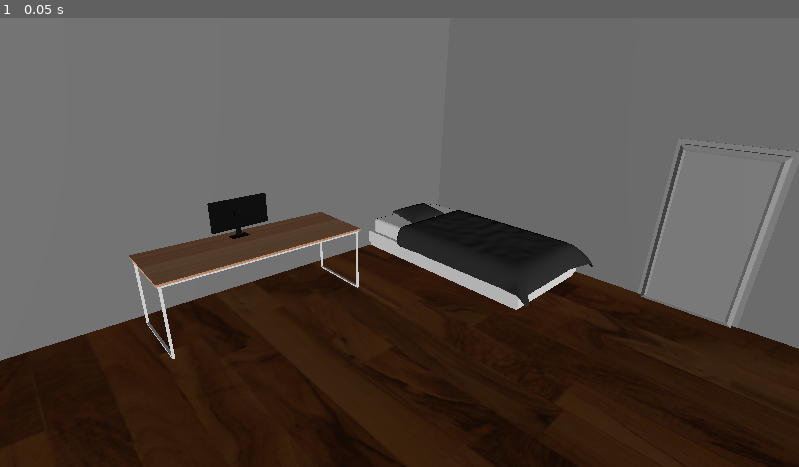
Above: before the commit, frame 1.
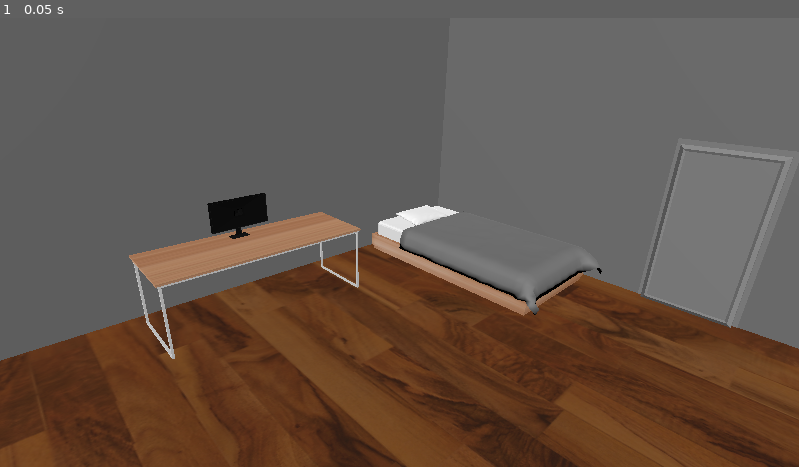
Above: after the commit, the same moment.

Repository: DavidkasUnit/Escape
Game: Godot game, scene res://main_test_room.tscn
Two runs of this game, one before a commit and one after it. Both use one fixed random seed, a clock stepped at 60 frames per second and the inputs below.
Inputs:
- Up to frame 1 (0.05 s): no input

The runs differ from the first frame. In frame 1, 43% of the frame differs, in the area x 0-100%, y 26-100%.

Commit message:
New_room2

Diff:
--- a/main_test_room.tscn
+++ b/main_test_room.tscn
@@ -1,19 +1,15 @@
 [gd_scene load_steps=6 format=3 uid="uid://b713qa5djcj77"]
 
-[ext_resource type="ArrayMesh" uid="uid://mkhnmlj42jtv" path="res://Assets/Room_new_assets/bed.obj" id="3_s67u7"]
 [ext_resource type="ArrayMesh" uid="uid://belre1d3tsbfq" path="res://Assets/Room_new_assets/door.obj" id="4_uwsm0"]
 [ext_resource type="PackedScene" path="res://Assets/Room_new_assets/test_table2_add.glb" id="5_k2x28"]
 [ext_resource type="PackedScene" uid="uid://x72fncwyva8t" path="res://Assets/Room_new_assets/main_room.glb" id="5_n4dec"]
 [ext_resource type="ArrayMesh" uid="uid://ek58ln8rm2wl" path="res://Assets/Room_new_assets/monitor.obj" id="5_urpp7"]
+[ext_resource type="PackedScene" uid="uid://c5fr7k7epacq4" path="res://Assets/Room_new_assets/bed_test.glb" id="5_vos8n"]
 
 [node name="Node3D" type="Node3D"]
 
 [node name="DirectionalLight3D" type="DirectionalLight3D" parent="."]
-transform = Transform3D(0.651035, -0.0723215, 0.755594, -0.00909743, 0.994636, 0.10304, -0.758993, -0.0739565, 0.646885, 0.555789, 3.83543, 0.894683)
-
-[node name="Bed" type="MeshInstance3D" parent="."]
-transform = Transform3D(1, 0, 0, 0, 1, 0, 0, 0, 1, -0.788305, 0, -1.36219)
-mesh = ExtResource("3_s67u7")
+transform = Transform3D(0.791177, -0.382106, 0.47753, 0.00878593, 0.787824, 0.615838, -0.611525, -0.483041, 0.626665, 0.555789, 5.34481, 0.894683)
 
 [node name="Door" type="MeshInstance3D" parent="."]
 transform = Transform3D(1, 0, 0, 0, 1, 0, 0, 0, 1, 2.24062, 1.77354, -5.41539)
@@ -27,8 +23,11 @@
 transform = Transform3D(1, 0, 0, 0, 1, 0, 0, 0, 1, -4.17743, 1.42383, 1.62099)
 
 [node name="Camera3D" type="Camera3D" parent="."]
-transform = Transform3D(0.689817, -0.287181, 0.66459, 0.0282725, 0.927948, 0.371637, -0.723431, -0.237572, 0.648233, 4.19824, 4.85524, 4.91333)
+transform = Transform3D(0.689817, -0.287181, 0.66459, 0.0282725, 0.927947, 0.371637, -0.723431, -0.237572, 0.648233, 4.19824, 4.85524, 4.91333)
 fov = 55.0
 
 [node name="main_room" parent="." instance=ExtResource("5_n4dec")]
 transform = Transform3D(1.2, 0, 0, 0, 1.2, 0, 0, 0, 1.4, 0, 0, 0)
+
+[node name="bed_test" parent="." instance=ExtResource("5_vos8n")]
+transform = Transform3D(1, 0, 0, 0, 1, 0, 0, 0, 1, -2.15427, 0, -3.72397)
Binary file added: Assets/Room_new_assets/bed_test.glb
Not shown, added: Assets/Room_new_assets/bed_test.glb.import
Binary file added: Assets/Room_new_assets/bed_test_024cb4c9894df2b015e9d80131b4f1ec.jpg
Not shown, added: Assets/Room_new_assets/bed_test_024cb4c9894df2b015e9d80131b4f1ec.jpg.import
